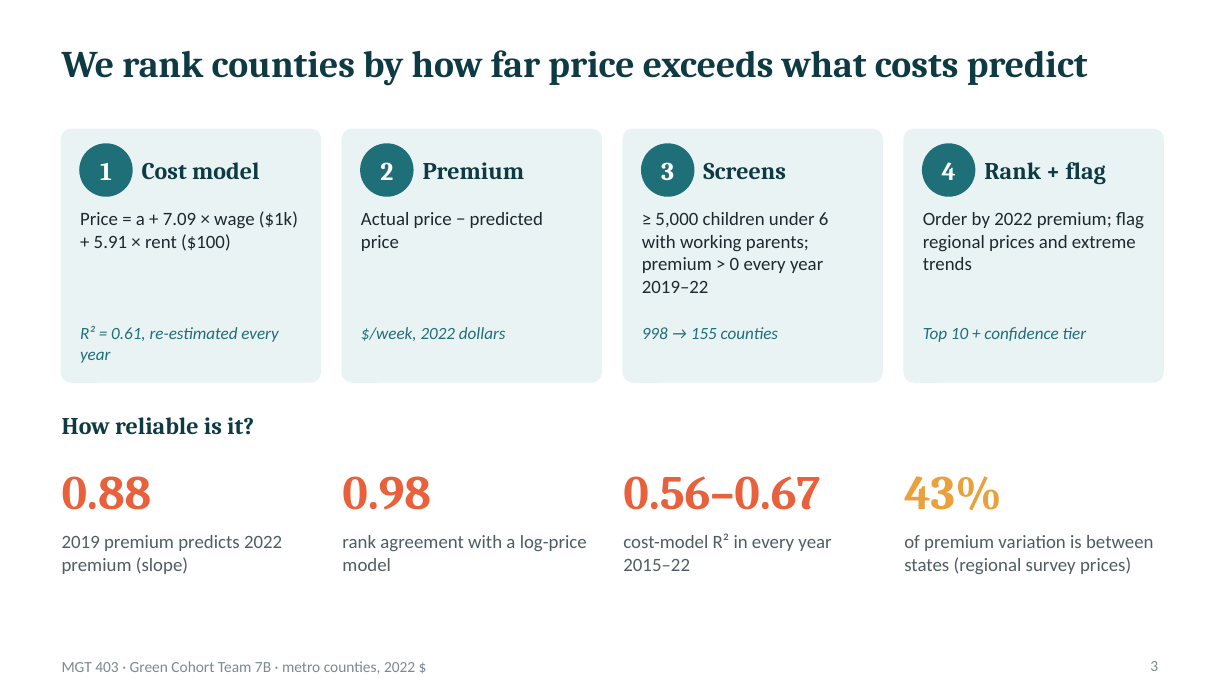
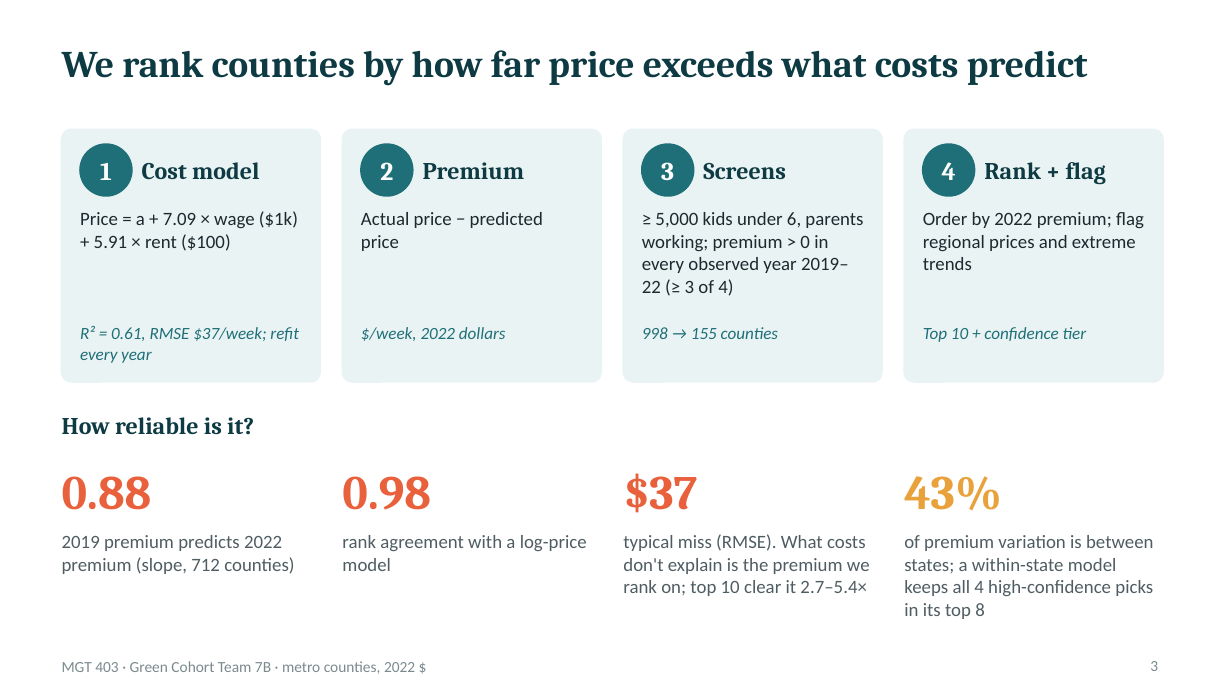
Before and after one commit to ignaciosanur/mgt403-childcare-project-green-cohort-7b, a slide deck: slide 3 of Final_Project_Slides.pptx. Drawn at 1232x693 pixels with LibreOffice and Linux fonts; fonts in the diff are those of the drawing. Boxes give left, top, right and bottom in pixels: in the first picture for what was removed or moved away, otherwise in the second. Text is boxed around its words. In the diff, an @@ line names an element or a change of style, - is before the commit and + after.

```diff
--- a/Final_Project_Slides.pptx
+++ b/Final_Project_Slides.pptx
@@ text at (x1=642, y1=212, x2=863, y2=296): text changed @@
-≥ 5,000 children under 6 with working parents; premium > 0 every year 2019–22
+≥ 5,000 kids under 6, parents working; premium > 0 in every observed year 2019–22 (≥ 3 of 4)
@@ text at (x1=80, y1=326, x2=299, y2=363): text changed @@
-R² = 0.61, re-estimated every year
+R² = 0.61, RMSE $37/week; refit every year
@@ text at (x1=623, y1=473, x2=697, y2=513): text changed @@
-0.56–0.67
+$37
@@ text at (x1=62, y1=535, x2=294, y2=574): text changed @@
-2019 premium predicts 2022 premium (slope)
+2019 premium predicts 2022 premium (slope, 712 counties)
@@ text at (x1=623, y1=534, x2=870, y2=596): text changed @@
-cost-model R² in every year 2015–22
+typical miss (RMSE). What costs don't explain is the premium we rank on; top 10 clear it 2.7–5.4×
@@ text at (x1=904, y1=535, x2=1154, y2=619): text changed @@
-of premium variation is between states (regional survey prices)
+of premium variation is between states; a within-state model keeps all 4 high-confidence picks in its top 8
```
Also in this commit, not shown: 4 other slides changed, 8 other files.
